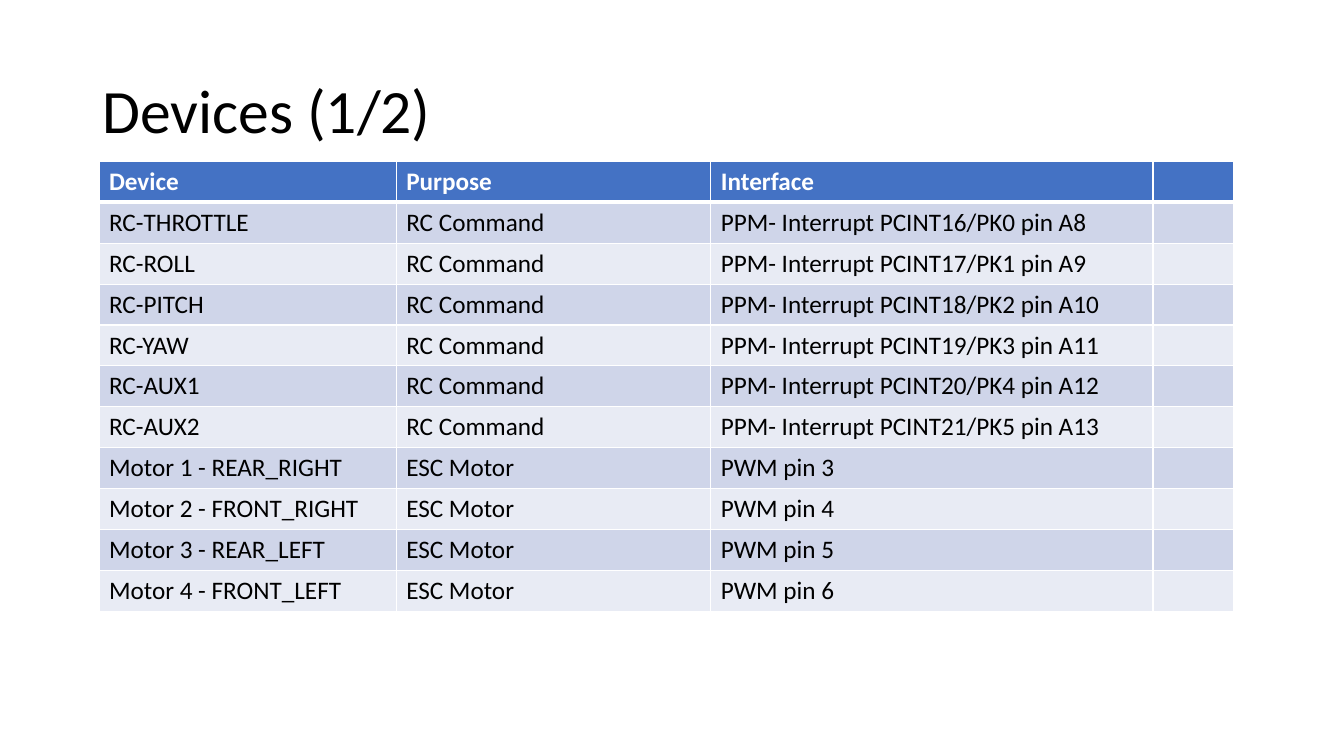
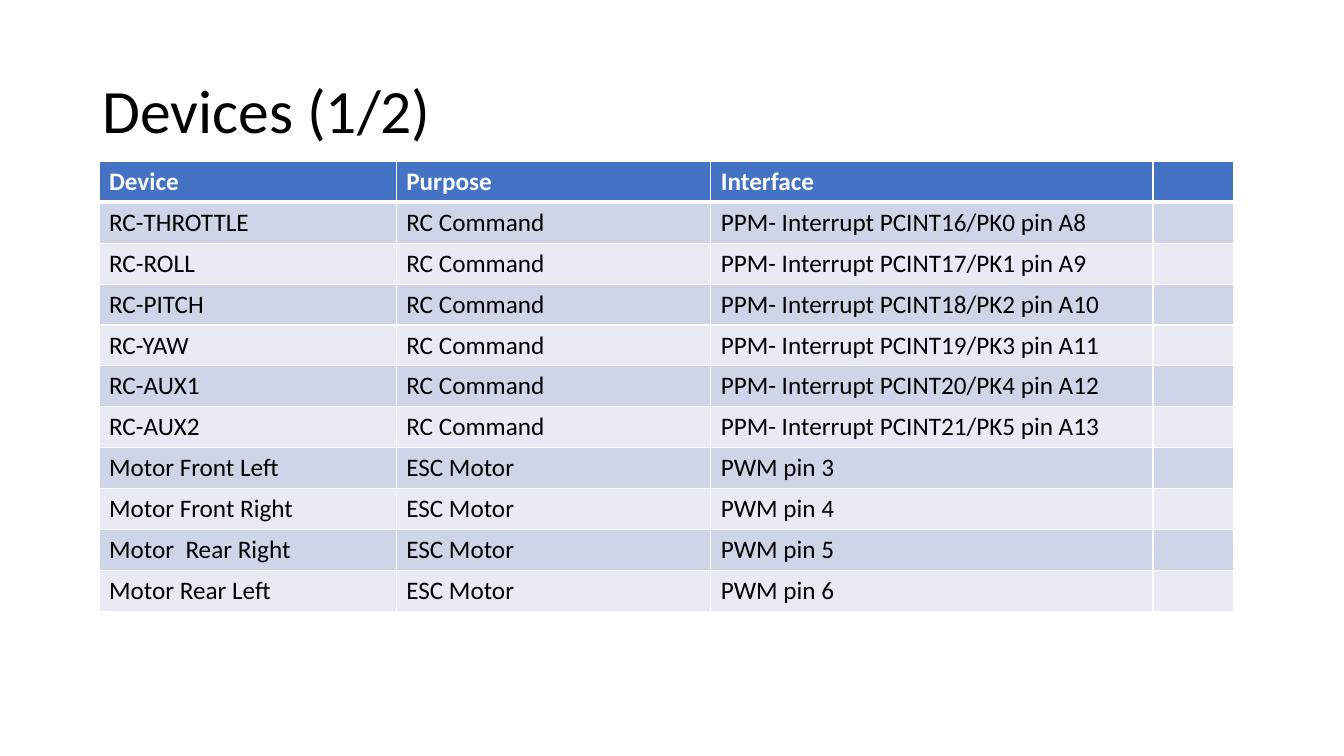
Before and after one commit to RobotEdh/RobotMicroControl, a slide deck: slide 3 of libraries/Diagramm Drone.pptx. Drawn at 1344x756 pixels with LibreOffice and Linux fonts; fonts in the diff are those of the drawing. Boxes give left, top, right and bottom in pixels: in the first picture for what was removed or moved away, otherwise in the second. Text is boxed around its words. In the diff, an @@ line names an element or a change of style, - is before the commit and + after.

```diff
--- a/libraries/Diagramm Drone.pptx
+++ b/libraries/Diagramm Drone.pptx
@@ table at (99, 161, 1234, 611) @@
-row 8, column 1: Motor 1 - REAR_RIGHT
+row 8, column 1: Motor Front Left
-row 9, column 1: Motor 2 - FRONT_RIGHT
+row 9, column 1: Motor Front Right
-row 10, column 1: Motor 3 - REAR_LEFT
+row 10, column 1: Motor Rear Right
-row 11, column 1: Motor 4 - FRONT_LEFT
+row 11, column 1: Motor Rear Left
```
Also in this commit, not shown: 5 other slides changed, 1 slide added, 3 slides removed.
